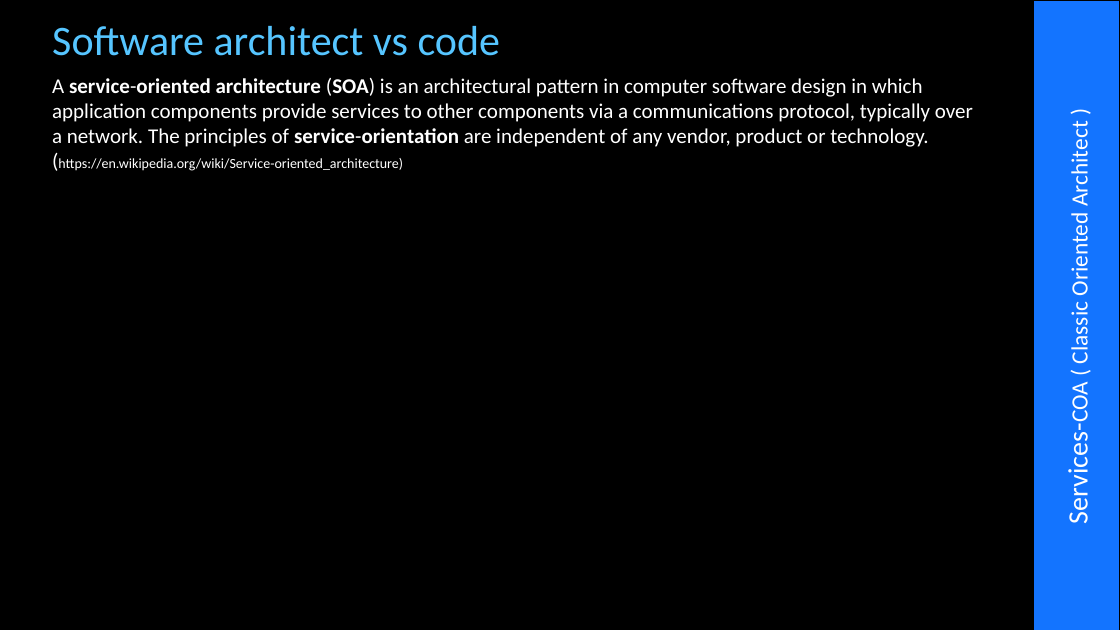
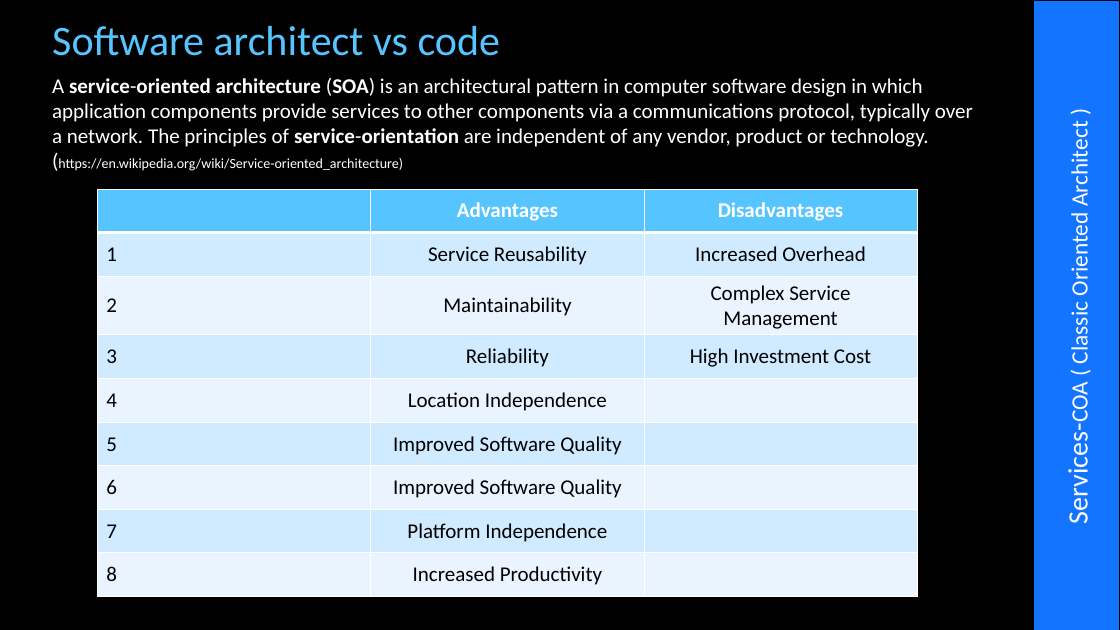
Before and after one commit to cfclick/CFSummit2016, a slide deck: slide 28 of powerpoint/architect/Architectural Perspective for ColdFusion Applications.pptx. Drawn at 1120x630 pixels with LibreOffice and Linux fonts; fonts in the diff are those of the drawing; background and template pictures are left out. Boxes give left, top, right and bottom in pixels: in the first picture for what was removed or moved away, otherwise in the second. Text is boxed around its words. In the diff, an @@ line names an element or a change of style, - is before the commit and + after.

```diff
--- a/powerpoint/architect/Architectural Perspective for ColdFusion Applications.pptx
+++ b/powerpoint/architect/Architectural Perspective for ColdFusion Applications.pptx
@@ table added at (x1=97, y1=189, x2=917, y2=597), 9 rows, 3 columns @@
+ | Advantages | Disadvantages
+1 | Service Reusability | Increased Overhead
+2 | Maintainability | Complex Service Management
+3 | Reliability | High Investment Cost
+4 | Location Independence | 
+5 | Improved Software Quality | 
+6 | Improved Software Quality | 
+7 | Platform Independence | 
+8 | Increased Productivity | 
```
Also in this commit, not shown: 3 other slides changed, 3 slides added, 1 slide removed, 51 other files.
